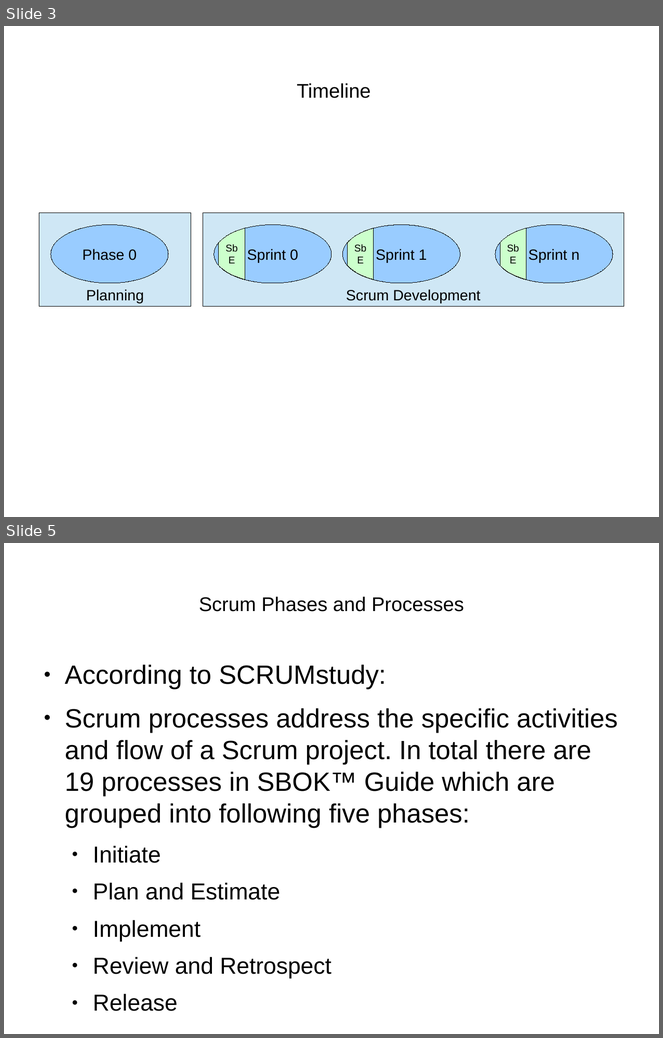
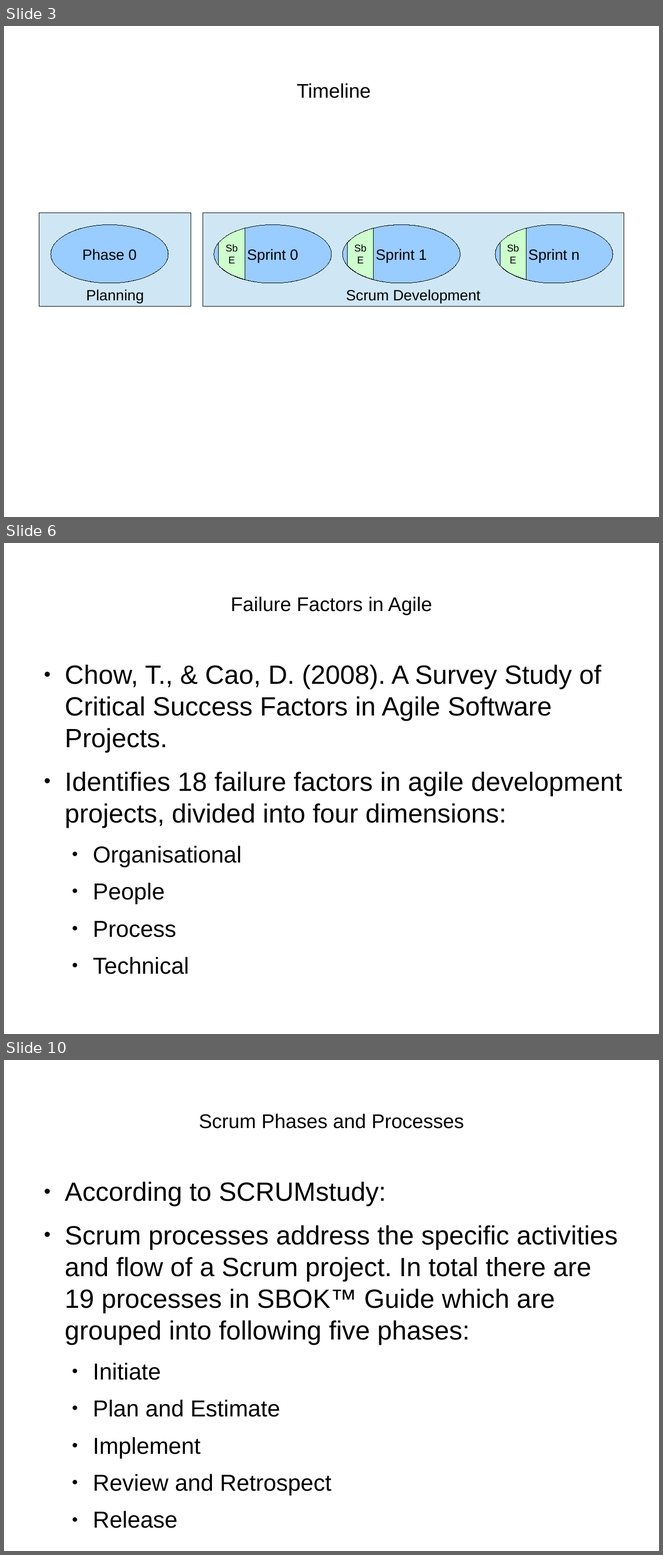
Before and after one commit to henrikarro/uu, a slide deck: 1DL251/project/requirements-presentation.odp. Shown one above the other, each under a label of ours: slides 3 and 5 before the commit, slides 3, 6 and 10 after it; the slides between them are not shown. The pictures are 663x1038 and 663x1555 pixels, drawn with LibreOffice and Linux fonts; fonts in the diff are those of the drawing. Boxes give left, top, right and bottom in pixels: in the first picture for what was removed or moved away, otherwise in the second. Text is boxed around its words. In the diff, an @@ line names an element or a change of style, - is before the commit and + after.

```diff
--- a/1DL251/project/requirements-presentation.odp
+++ b/1DL251/project/requirements-presentation.odp
@@ slide 6 added at box(4, 543, 659, 1034), background #FFFFFF @@
@@ title added at box(231, 597, 432, 615), 24 pt, text #000000 @@
+Failure Factors in Agile
@@ text added at box(65, 665, 623, 975), 32 pt, text #000000 @@
+● Chow, T., & Cao, D. (2008). A Survey Study of Critical Success Factors in Agile Software Projects.
+● Identifies 18 failure factors in agile development projects, divided into four dimensions:
+  ● Organisational
+  ● People
+  ● Process
+  ● Technical
@@ what was slide 5 is now slide 10 @@
```
Also in this commit, not shown: 1 slide changed, 10 other slides added, 3 slides removed, 1 other file.
